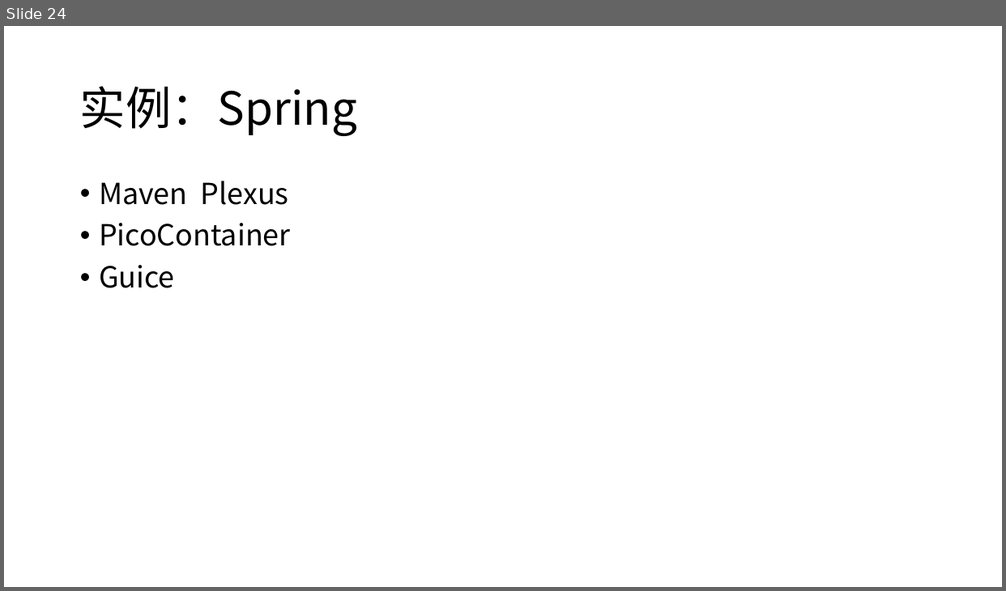
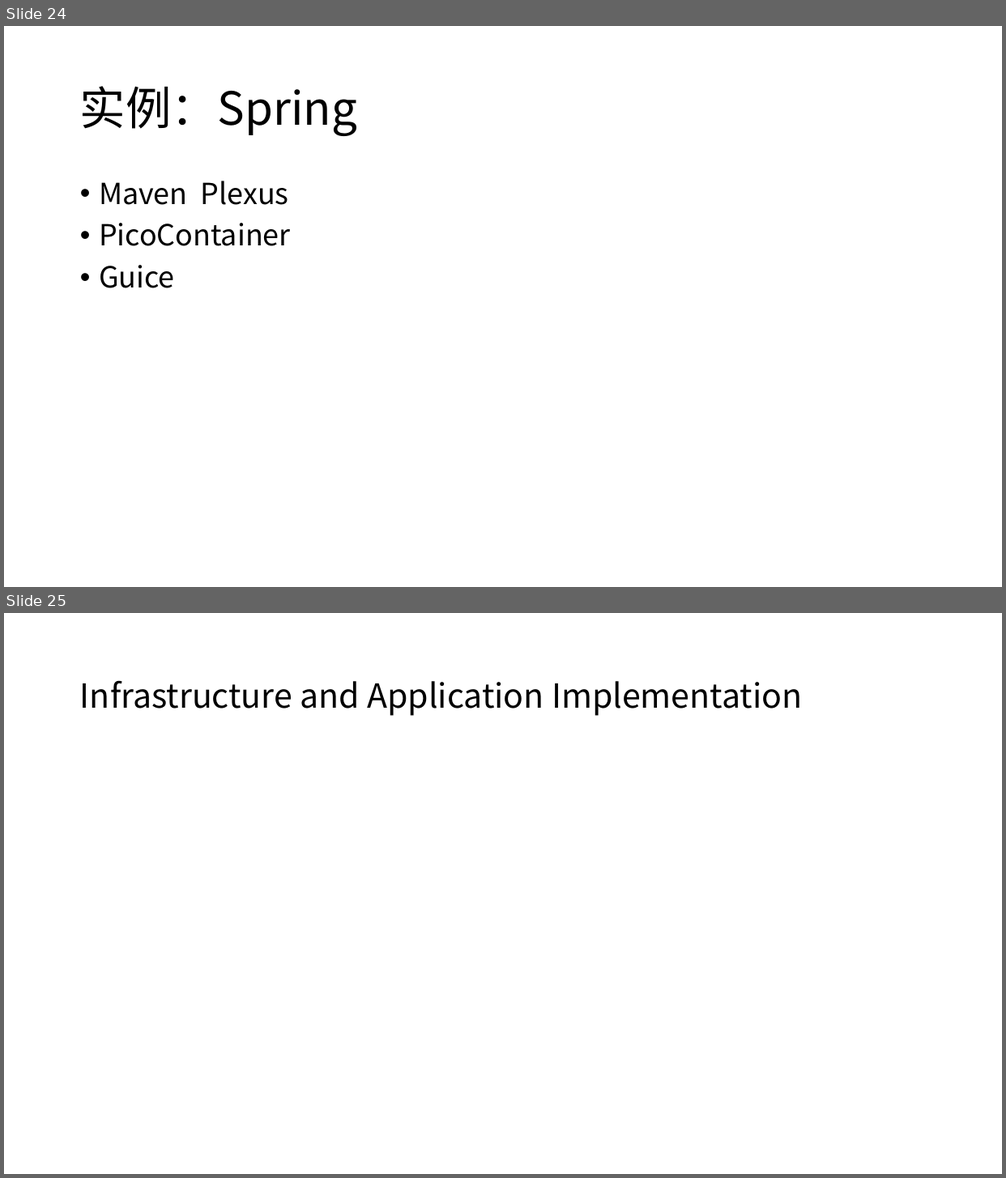
Before and after one commit to xiaozhiliaoo/my-slides, a slide deck: J2EE设计和编码指南.pptx. Shown one above the other, each under a label of ours: slide 24 before the commit, slides 24 and 25 after it. The pictures are 1006x591 and 1006x1178 pixels, drawn with LibreOffice and Linux fonts; fonts in the diff are those of the drawing. Boxes give left, top, right and bottom in pixels: in the first picture for what was removed or moved away, otherwise in the second. Text is boxed around its words. In the diff, an @@ line names an element or a change of style, - is before the commit and + after.

```diff
--- a/J2EE设计和编码指南.pptx
+++ b/J2EE设计和编码指南.pptx
@@ slide 25 added at box(4, 613, 1002, 1174), background #FFFFFF @@
@@ title added at box(80, 680, 803, 716), 32 pt, text #000000 @@
+Infrastructure and Application Implementation
```
Also in this commit, not shown: 2 slides changed, 5 other slides added, 1 other file.
